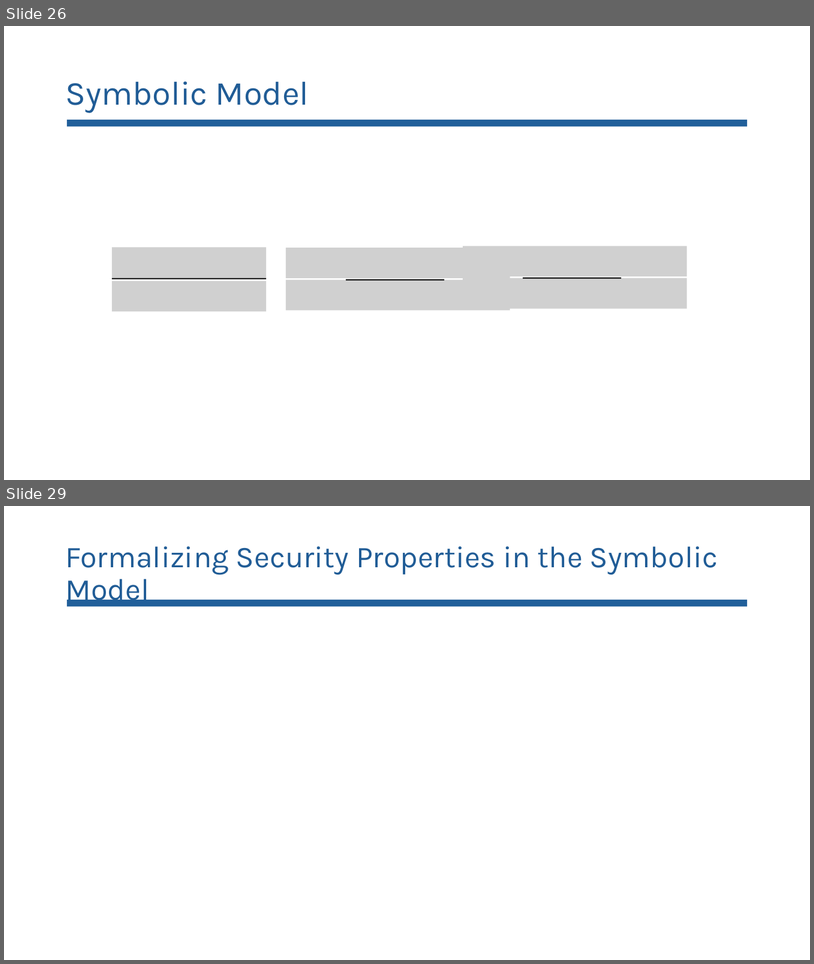
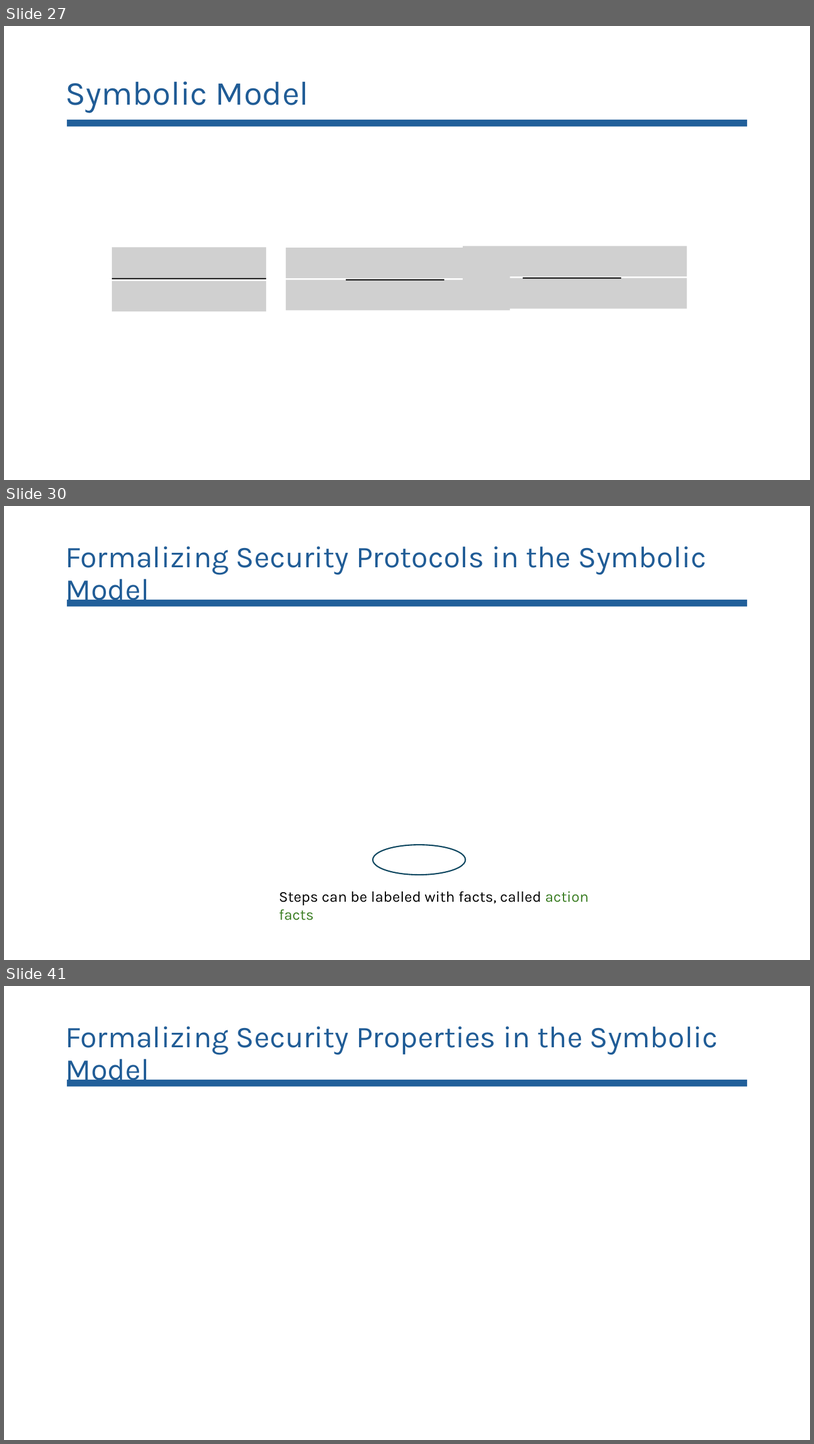
Before and after one commit to lorchrob/comprehensive_exam, a slide deck: Comp slides.pptx. Shown one above the other, each under a label of ours: slides 26 and 29 before the commit, slides 27, 30 and 41 after it; the slides between them are not shown. The pictures are 814x964 and 814x1444 pixels, drawn with LibreOffice and Linux fonts; fonts in the diff are those of the drawing; grey boxes stand for pictures. Boxes give left, top, right and bottom in pixels: in the first picture for what was removed or moved away, otherwise in the second. Text is boxed around its words. In the diff, an @@ line names an element or a change of style, - is before the commit and + after.

```diff
--- a/Comp slides.pptx
+++ b/Comp slides.pptx
@@ slide 30 added at (4,506,810,960), background #FFFFFF @@
@@ title added at (65,546,707,607), 36 pt, text #205C96 @@
+Formalizing Security Protocols in the Symbolic Model
@@ rectangle added at (67,600,747,606), fill #215F9A @@
@@ ellipse added at (373,845,465,875), outline #104760 1.5 pt @@
@@ text added at (279,891,589,920), 18 pt, text #000000 @@
+Steps can be labeled with facts, called action facts
@@ what was slide 26 is now slide 27 @@
@@ what was slide 29 is now slide 41 @@
```
Also in this commit, not shown: 11 slides changed, 18 other slides added, 1 slide removed, 2 other files.
